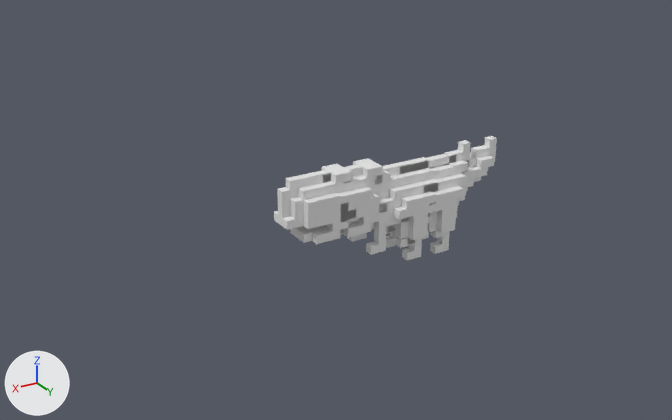
The Blender file Blender/dino/dino_down.blend as it was, and as the next commit left it.
One viewpoint serves both versions: a 50 mm camera at (116.6, 162.5, 95.9) aimed at (15.6, -5.9, 11.8). The lights are fixed; the arrows at lower left show +X, +Y and +Z.
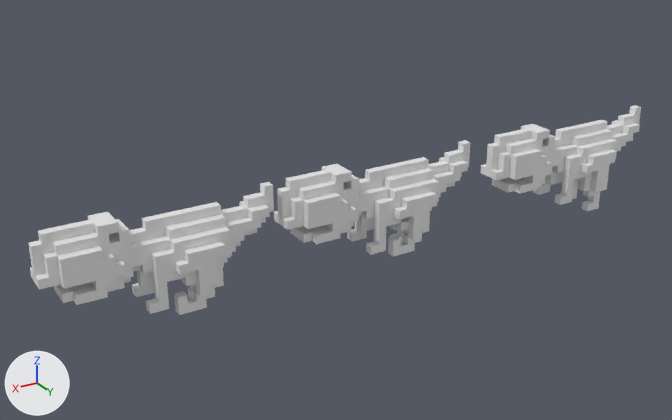
Location of each change, (x1, y1, x2, y2) in pixels of the pictures (672 x 420 px):
'Cube.949', added
    after: (28, 182, 274, 315)
'dino_down', moved
    before: (323, 136, 497, 254)
    after: (480, 105, 641, 211)
'Cube.442', moved
    before: (402, 248, 414, 260)
    after: (388, 246, 400, 257)
'Cube.429', moved
    before: (414, 249, 421, 258)
    after: (400, 242, 408, 255)
'Cube.430', moved
    before: (409, 241, 422, 251)
    after: (407, 243, 415, 253)

The change, as a list of edits to the scene's bpy script:
```text
Add me_cube_888:
    me_cube_888.from_pydata(...)  # 869 vertices, 997 faces; spans x -15.0..35.0, y -3.0..11.0, z -5.0..19.0
Change ob_dino_down:
    ob_dino_down.location: (0.0, 0.0, 0.0) -> (-49.0, 0.0, 0.0)
Change ob_cube_429:
    ob_cube_429.location: (0.0, 4.0, 1.3) -> (4.0, 4.0, 3.3)
Change ob_cube_430:
    ob_cube_430.location: (0.0, 4.0, 3.3) -> (2.0, 4.0, 3.3)
Change ob_cube_442:
    ob_cube_442.location: (2.0, 4.0, 1.3) -> (6.0, 4.0, 3.3)
Add ob_cube_949:
    ob_cube_949 = bpy.data.objects.new('Cube.949', me_cube_888)
    ob_cube_949.location = (50.0, -4.0, 5.3)
```
